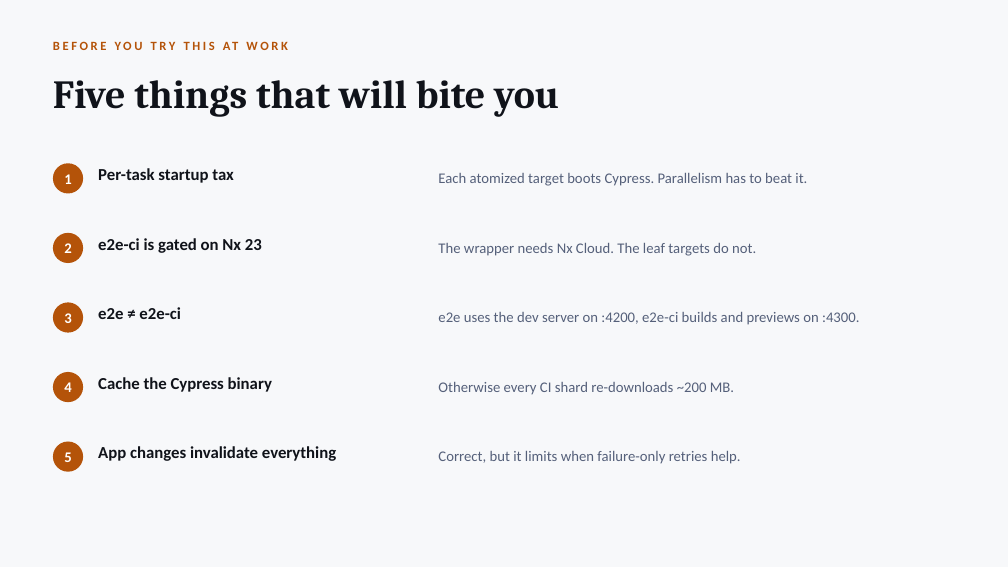
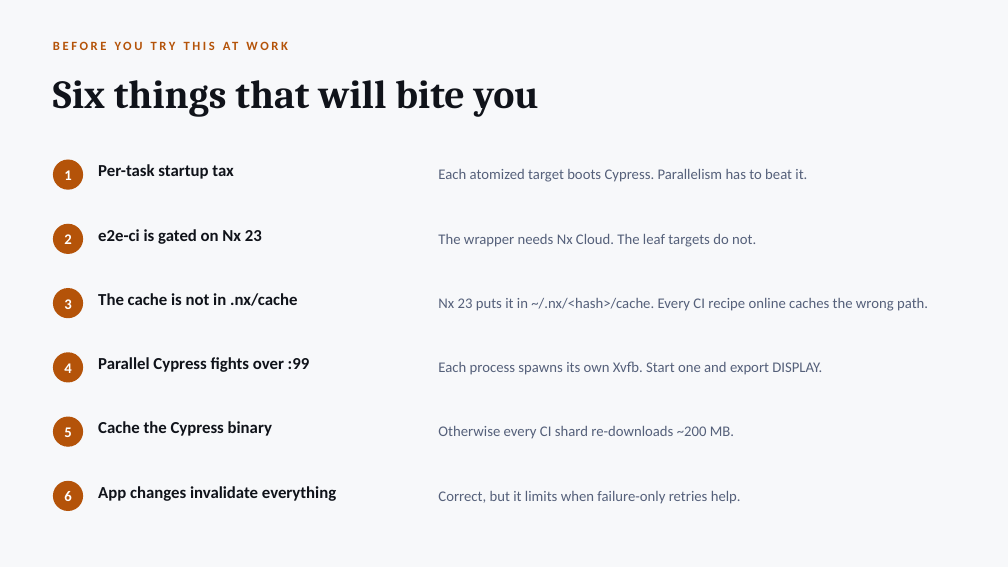
Before and after one commit to radzivil/nx-scaling-e2e-tests-with-atomizer, a slide deck: slide 14 of talk/Scaling-E2E-Tests-with-Nx.pptx. Drawn at 1008x567 pixels with LibreOffice and Linux fonts; fonts in the diff are those of the drawing. Boxes give left, top, right and bottom in pixels: in the first picture for what was removed or moved away, otherwise in the second. Text is boxed around its words. In the diff, an @@ line names an element or a change of style, - is before the commit and + after.

Commit message:
Add the two CI traps to the gotchas slide
Both the Nx 23 cache location and the Xvfb display collision were hit for real
while getting this repo's CI green, so they earn a place over the e2e vs
e2e-ci distinction, which the README covers well enough.

```diff
--- a/talk/Scaling-E2E-Tests-with-Nx.pptx
+++ b/talk/Scaling-E2E-Tests-with-Nx.pptx
@@ text at (53, 80, 539, 117): text changed @@
-Five things that will bite you
+Six things that will bite you
@@ 3 texts, 1 ellipse: place and size @@
-3 texts, 1 ellipse at (53, 163, 807, 194)
+3 texts, 1 ellipse at (53, 160, 807, 190)
@@ 3 texts, 1 ellipse: place and size @@
-3 texts, 1 ellipse at (53, 233, 756, 263)
+3 texts, 1 ellipse at (53, 224, 756, 254)
@@ text "3": place and size @@
-text "3" at (64, 313, 71, 323)
+text "3" at (64, 299, 71, 309)
@@ ellipse: place and size @@
-ellipse at (53, 302, 83, 333)
+ellipse at (53, 288, 83, 318)
@@ text at (98, 293, 297, 306): text changed @@
-e2e ≠ e2e-ci
+The cache is not in .nx/cache
@@ text at (438, 298, 928, 311): text changed @@
-e2e uses the dev server on :4200, e2e-ci builds and previews on :4300.
+Nx 23 puts it in ~/.nx/<hash>/cache. Every CI recipe online caches the wrong path.
@@ text "4": place and size @@
-text "4" at (64, 382, 71, 392)
+text "4" at (64, 363, 71, 373)
@@ ellipse: place and size @@
-ellipse at (53, 372, 83, 402)
+ellipse at (53, 352, 83, 383)
@@ text added at (98, 357, 310, 372), 16 pt, text #10131A, bold @@
+Parallel Cypress fights over :99
@@ text added at (438, 361, 822, 375), 14 pt, text #55607A @@
+Each process spawns its own Xvfb. Start one and export DISPLAY.
@@ text "5": place and size @@
-text "5" at (64, 452, 71, 462)
+text "5" at (64, 427, 71, 437)
@@ ellipse: place and size @@
-ellipse at (53, 442, 83, 472)
+ellipse at (53, 417, 83, 447)
@@ text "Cache the Cypress binary": place and size @@
-text "Cache the Cypress binary" at (98, 377, 272, 392)
+text "Cache the Cypress binary" at (98, 421, 272, 436)
@@ text "Otherwise every CI shard re-downloads ...": place and size @@
-text "Otherwise every CI shard re-downloads ..." at (438, 382, 734, 394)
+text "Otherwise every CI shard re-downloads ..." at (438, 426, 734, 438)
@@ text "App changes invalidate everything": place and size @@
-text "App changes invalidate everything" at (98, 446, 336, 461)
+text "App changes invalidate everything" at (98, 486, 336, 501)
@@ text "Correct, but it limits when ...": place and size @@
-text "Correct, but it limits when ..." at (438, 451, 741, 464)
+text "Correct, but it limits when ..." at (438, 491, 741, 504)
@@ ellipse added at (53, 481, 83, 511), fill #B45309 @@
@@ text added at (64, 491, 71, 501), 14 pt, text #FFFFFF, bold @@
+6
```
Also in this commit, not shown: 1 other file.
